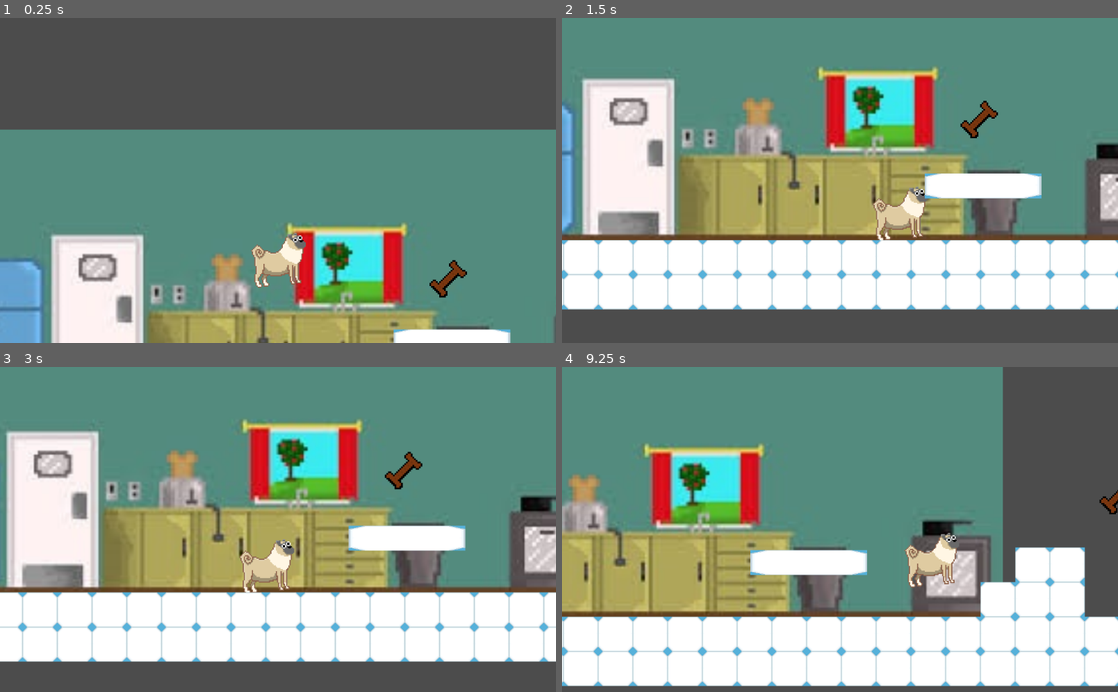
Above: before the commit, frames 1-4 (two rows, left to right).
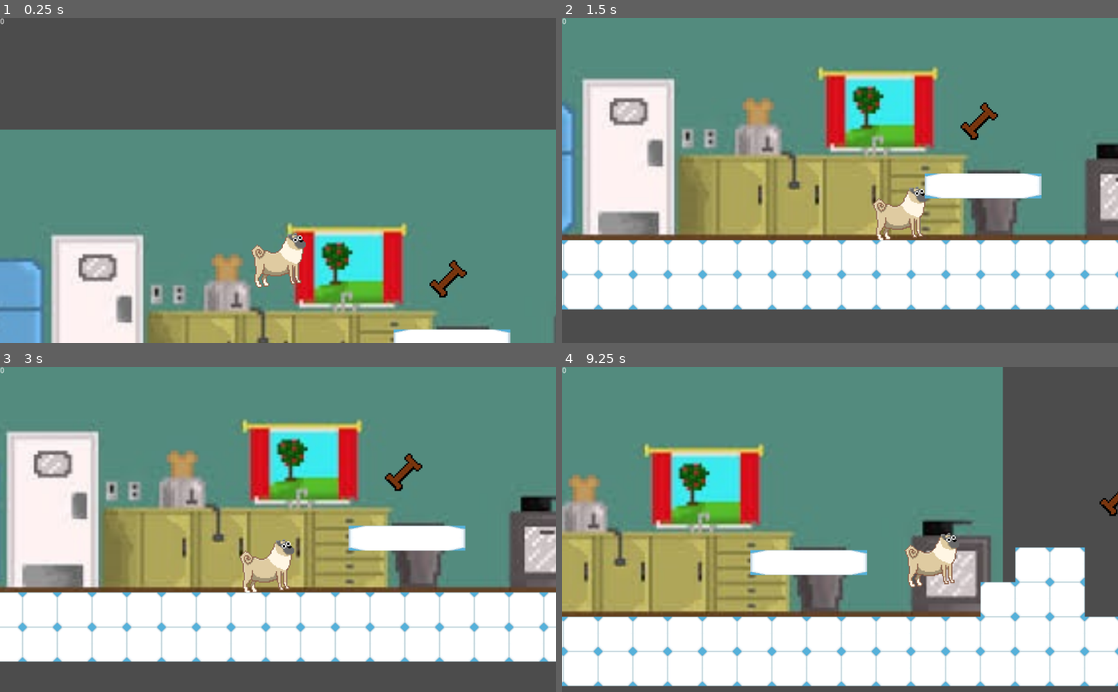
Above: after the commit, the same moments.

Repository: jakeparmstrong/Project-Ted
Game: Godot game, scene res://Levels/Kitchen/Kitchen.tscn
Two runs of this game, one before a commit and one after it. Both use one fixed random seed, a clock stepped at 60 frames per second and the inputs below.
Inputs:
- Up to frame 1 (0.25 s): no input
- Up to frame 2 (1.5 s): hold Space (player_jump) 0.53-1.28 s; hold Right (ui_right) from 0.53 s (still down); tap Space (player_jump) at 1.35 s
- Up to frame 3 (3 s): tap Space (player_jump) at 1.52, 1.82, 2.85 s; release Right (ui_right) at 2.03 s; hold Left (ui_left) 2.03-2.78 s; hold Space (player_jump) 2.03-2.78 s; hold Right (ui_right) from 2.78 s (still down)
- Up to frame 4 (9.25 s): tap Space (player_jump) at 3.02, 3.32, 4.35, 4.52, 4.82, 5.85, 6.02, 6.32, 7.35, 7.52, 7.82, 8.85, 9.02 s; hold Space (player_jump) 3.53-4.28 s; release Right (ui_right) at 4.28 s; hold Left (ui_left) 4.28-5.03 s; hold Right (ui_right) 5.03-5.78 s; hold Space (player_jump) 5.03-5.78 s; hold Left (ui_left) 5.78-7.28 s; hold Space (player_jump) 6.53-7.28 s; hold Right (ui_right) from 7.28 s (still down); hold Space (player_jump) 8.03-8.78 s

The runs differ from the first frame. In frame 1, less than 0.1% of the frame differs, in the area x 0-1%, y 0-2%; in frame 2, 0.2%; in frame 3, 0.2%, in the area x 0-76%, y 0-39%; in frame 4, less than 0.1%.

Commit message:
adding more bones; get rid of double jump

Diff:
--- /dev/null
+++ b/HUD.gd
@@ -0,0 +1,16 @@
+extends Node
+var hi = 0
+
+# Declare member variables here. Examples:
+# var a: int = 2
+# var b: String = "text"
+
+
+# Called when the node enters the scene tree for the first time.
+func _ready() -> void:
+	pass # Replace with function body.
+
+
+# Called every frame. 'delta' is the elapsed time since the previous frame.
+#func _process(delta: float) -> void:
+#	pass
--- a/Items/Bone/Bone.tscn
+++ b/Items/Bone/Bone.tscn
@@ -67,6 +67,6 @@
 scale = Vector2( 0.5, 0.5 )
 frames = SubResource( 10 )
 animation = "BoneIdle"
-frame = 2
+frame = 3
 playing = true
 [connection signal="body_entered" from="BoneArea" to="BoneArea" method="_on_BoneArea_body_entered"]
--- a/Items/Bone/BoneArea.gd
+++ b/Items/Bone/BoneArea.gd
@@ -1,7 +1,5 @@
 extends Area2D
 
-
-
-
 func _on_BoneArea_body_entered(body: Node) -> void:
+	emit_signal("body_entered")
 	queue_free()
--- a/Levels/Kitchen/Kitchen.tscn
+++ b/Levels/Kitchen/Kitchen.tscn
@@ -53,3 +53,22 @@
 tile_set = ExtResource( 4 )
 format = 1
 tile_data = PoolIntArray( 65529, 0, 0, 65530, 0, 0, 65531, 0, 0, 65532, 0, 0, 65533, 0, 0, 61, 0, 0, 62, 0, 0, 63, 0, 0 …(4157 unchanged characters)…
+
+[node name="BoneCount" type="Node2D" parent="."]
+
+[node name="UI" type="CanvasLayer" parent="BoneCount"]
+
+[node name="Control" type="Control" parent="BoneCount/UI"]
+margin_right = 40.0
+margin_bottom = 40.0
+__meta__ = {
+"_edit_use_anchors_": false
+}
+
+[node name="RichTextLabel" type="RichTextLabel" parent="BoneCount/UI/Control"]
+margin_right = 40.0
+margin_bottom = 40.0
+text = "0"
+__meta__ = {
+"_edit_use_anchors_": false
+}
--- a/Ted/Ted.gd
+++ b/Ted/Ted.gd
@@ -1,6 +1,6 @@
 
 extends KinematicBody2D
-
+signal bone_collected
 var moving_right
 var velocity = Vector2()
 var walk_speed = 350
@@ -11,7 +11,7 @@
 var jump_button_timer = 0
 var allow_jump = true
 var max_jump_length_s = 1.5
-
+var bone_count = 0
 
 func _ready() -> void:
 	moving_right = true
@@ -39,6 +39,8 @@
 	if jump_button_timer > max_jump_length_s:
 		allow_jump = false
 		print("deltahi")
+	if !is_on_floor() and !Input.is_action_pressed("player_jump"):
+		allow_jump = false
 
 func _physics_process(delta: float) -> void:
 	velocity.y = gravity_scale
--- /dev/null
+++ b/World.gd
@@ -0,0 +1,16 @@
+extends Node2D
+
+
+# Declare member variables here. Examples:
+# var a: int = 2
+# var b: String = "text"
+
+
+# Called when the node enters the scene tree for the first time.
+func _ready() -> void:
+	pass # Replace with function body.
+
+
+# Called every frame. 'delta' is the elapsed time since the previous frame.
+#func _process(delta: float) -> void:
+#	pass
--- /dev/null
+++ b/World.tscn
@@ -0,0 +1,13 @@
+[gd_scene load_steps=4 format=2]
+
+[ext_resource path="res://Levels/Kitchen/Kitchen.tscn" type="PackedScene" id=1]
+[ext_resource path="res://World.gd" type="Script" id=2]
+[ext_resource path="res://HUD.gd" type="Script" id=3]
+
+[node name="World" type="Node2D"]
+script = ExtResource( 2 )
+
+[node name="Kitchen" parent="." instance=ExtResource( 1 )]
+
+[node name="HUD" type="Node" parent="."]
+script = ExtResource( 3 )
